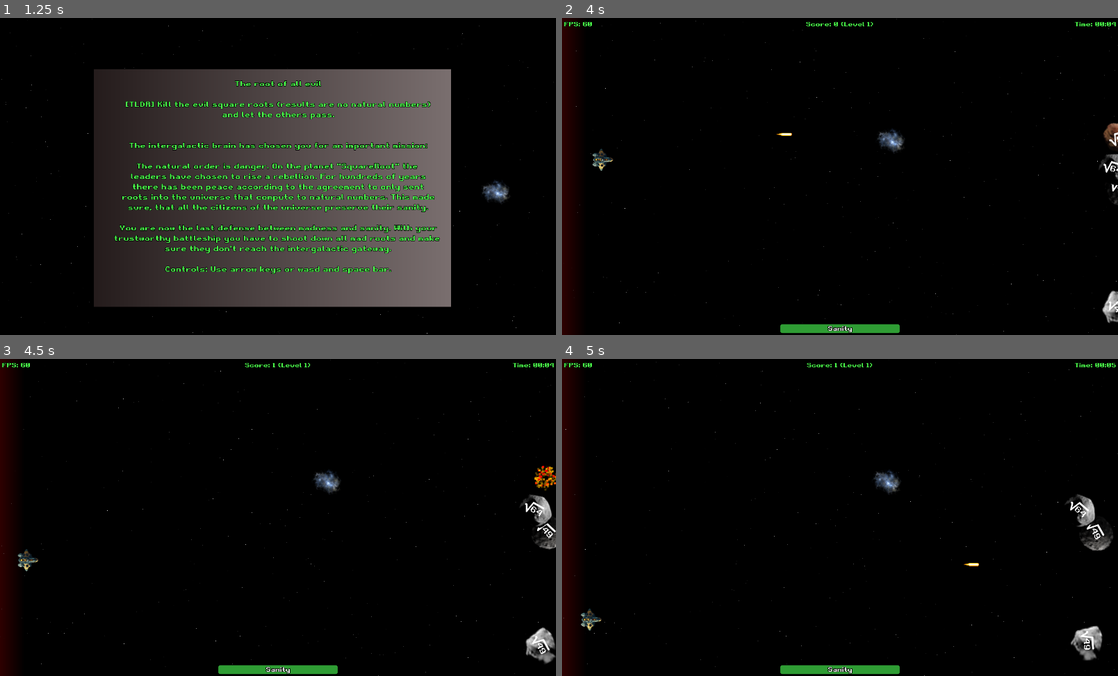
Above: before the commit, frames 1-4 (two rows, left to right).
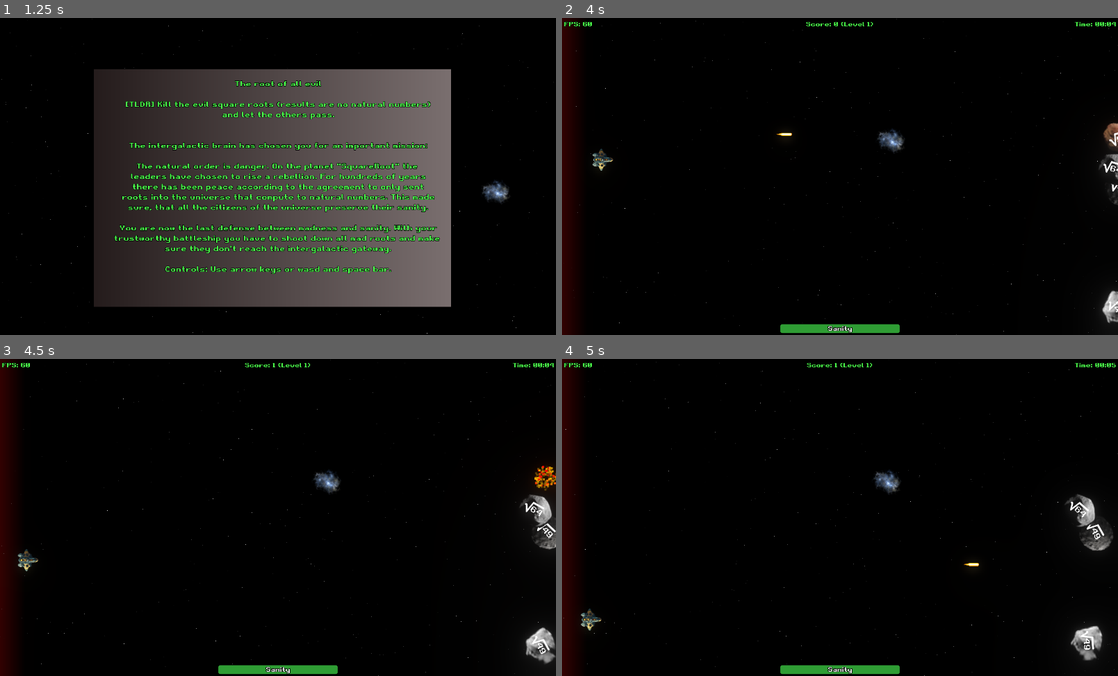
Above: after the commit, the same moments.

Repository: gingerr/ggj-2023-roots-one
Game: Godot game, scene res://MainMenu.tscn
Two runs of this game, one before a commit and one after it. Both use one fixed random seed, a clock stepped at 60 frames per second and the inputs below.
Inputs:
- Up to frame 1 (1.25 s): click "New Game" at 0.5 s
- Up to frame 2 (4 s): tap Enter at 1.25 s; hold Up (ui_up) 1.28-2.78 s; tap Space at 1.52, 2.27, 3.77 s; hold Left (ui_left) from 2.78 s (still down)
- Up to frame 3 (4.5 s): release Left (ui_left) at 4.28 s; hold Down (ui_down) from 4.28 s (still down)
- Up to frame 4 (5 s): keep holding Down (ui_down); tap Space at 4.52 s

Frame 1 is identical in both runs. In frame 2, less than 0.1% of the frame differs, in the area x 97-100%, y 36-95%; in frame 3, 0.3%, in the area x 94-100%, y 34-94%; in frame 4, 0.1%.

Commit message:
adds global gloom

Diff:
--- /dev/null
+++ b/BloomyWorld.tscn
@@ -0,0 +1,14 @@
+[gd_scene load_steps=2 format=2]
+
+[sub_resource type="Environment" id=1]
+background_mode = 4
+glow_enabled = true
+glow_levels/7 = true
+glow_intensity = 0.24
+glow_bloom = 0.15
+glow_blend_mode = 1
+glow_bicubic_upscale = true
+glow_high_quality = true
+
+[node name="WorldEnvironment" type="WorldEnvironment"]
+environment = SubResource( 1 )
--- a/Game.tscn
+++ b/Game.tscn
@@ -1,10 +1,11 @@
-[gd_scene load_steps=10 format=2]
+[gd_scene load_steps=11 format=2]
 
 [ext_resource path="res://Player.tscn" type="PackedScene" id=1]
 [ext_resource path="res://resources/spacedeb.mp3" type="AudioStream" id=2]
 [ext_resource path="res://Game.gd" type="Script" id=3]
 [ext_resource path="res://DeathZone.gd" type="Script" id=4]
 [ext_resource path="res://BackgroundLayer.tscn" type="PackedScene" id=5]
+[ext_resource path="res://BloomyWorld.tscn" type="PackedScene" id=6]
 
 [sub_resource type="CanvasItemMaterial" id=2]
 
@@ -42,3 +43,5 @@
 [node name="CollisionShape2D" type="CollisionShape2D" parent="DeathZone"]
 position = Vector2( 32, 77 )
 shape = SubResource( 1 )
+
+[node name="WorldEnvironment" parent="." instance=ExtResource( 6 )]
